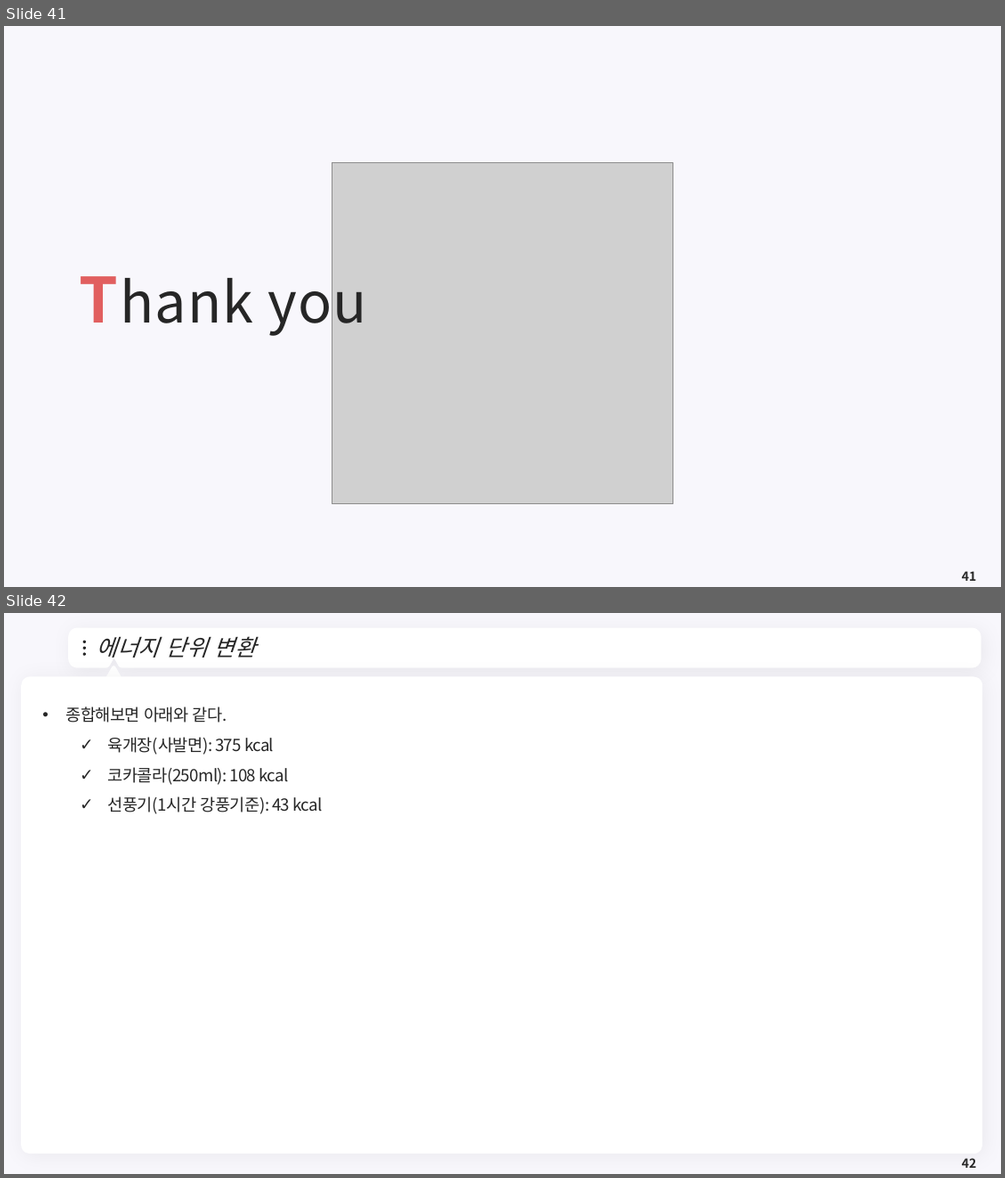
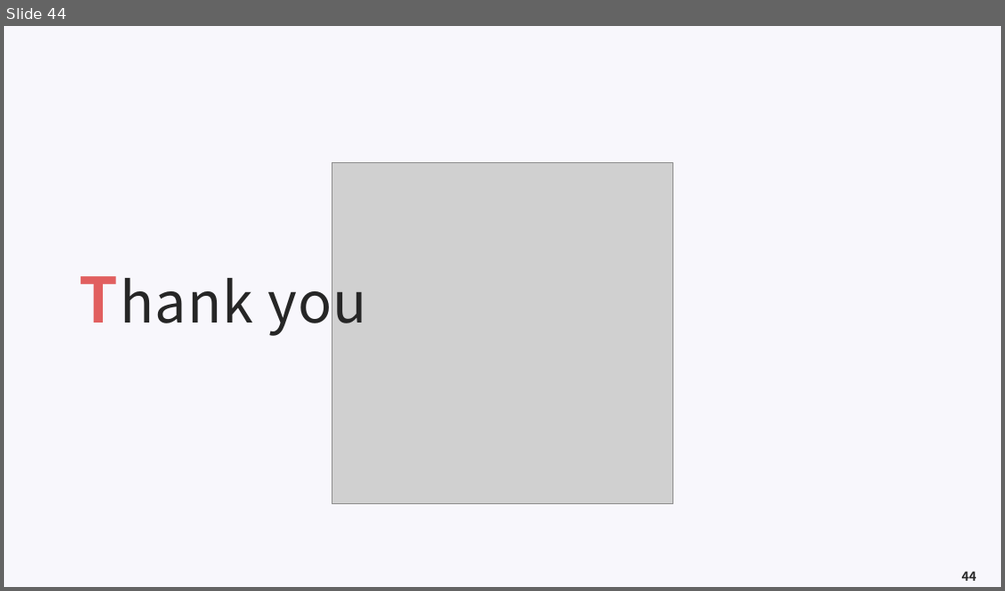
Before and after one commit to meandthey/Teaching, a slide deck: 에너지경제학/자원에너지경제학_Chapter_1.pptx. Shown one above the other, each under a label of ours: slides 41 and 42 before the commit, slide 44 after it. The pictures are 1005x1178 and 1005x591 pixels, drawn with LibreOffice and Linux fonts; fonts in the diff are those of the drawing; grey boxes stand for pictures; background and template pictures are left out. Boxes give left, top, right and bottom in pixels: in the first picture for what was removed or moved away, otherwise in the second. Text is boxed around its words. In the diff, an @@ line names an element or a change of style, - is before the commit and + after.

```diff
--- a/에너지경제학/자원에너지경제학_Chapter_1.pptx
+++ b/에너지경제학/자원에너지경제학_Chapter_1.pptx
@@ slide 42 removed at [4,613,1001,1174], background #F8F7FC @@
@@ freeform shape removed at [72,632,978,665] @@
@@ title removed at [97,636,256,657] @@
-에너지 단위 변환
@@ ellipse removed at [83,641,86,643] @@
@@ ellipse removed at [83,647,86,649] @@
@@ ellipse removed at [83,653,86,656] @@
@@ freeform shape removed at [957,643,966,654] @@
@@ rounded rectangle removed at [21,676,983,1153] @@
@@ triangle removed at [105,667,122,682] @@
@@ text removed at [66,706,322,814] @@
-• 종합해보면 아래와 같다.
-  ✓ 육개장(사발면): 375 kcal
-  ✓ 코카콜라(250ml): 108 kcal
-  ✓ 선풍기(1시간 강풍기준): 43 kcal
@@ page number removed at [962,1158,976,1167] @@
-42
@@ what was slide 41 is now slide 44 @@
@@ page number at [962,571,976,580]: text changed @@
-41
+44
```
Also in this commit, not shown: 2 slides changed, 3 slides added, 5 other slides removed, 7 other files.
